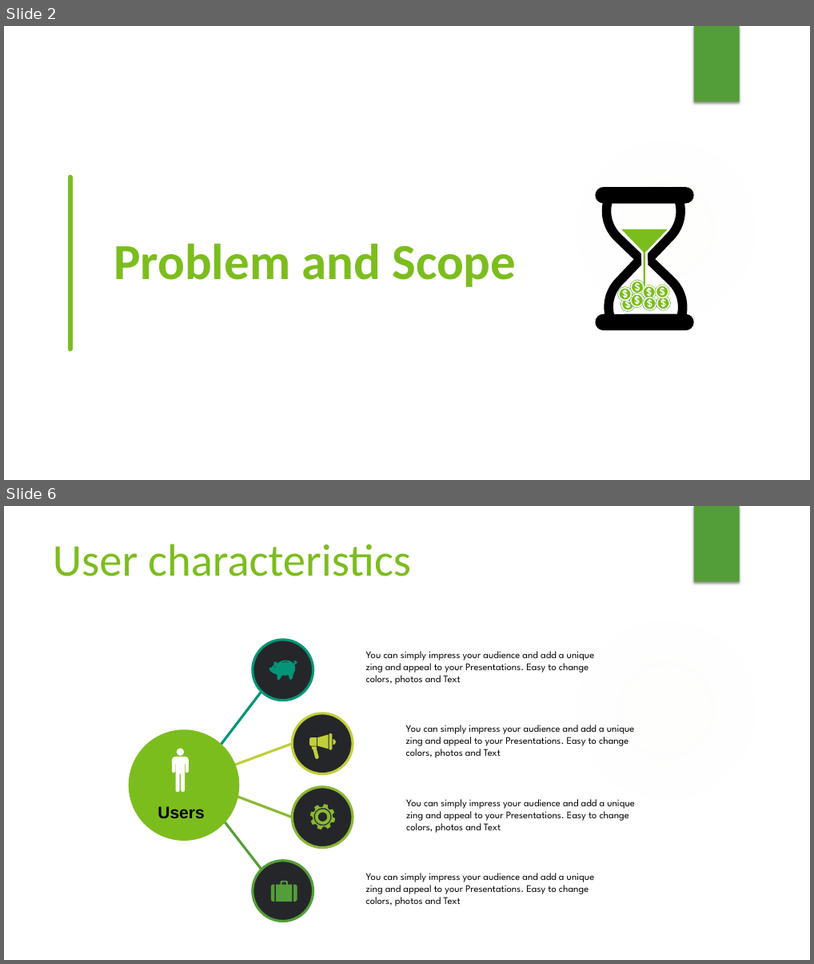
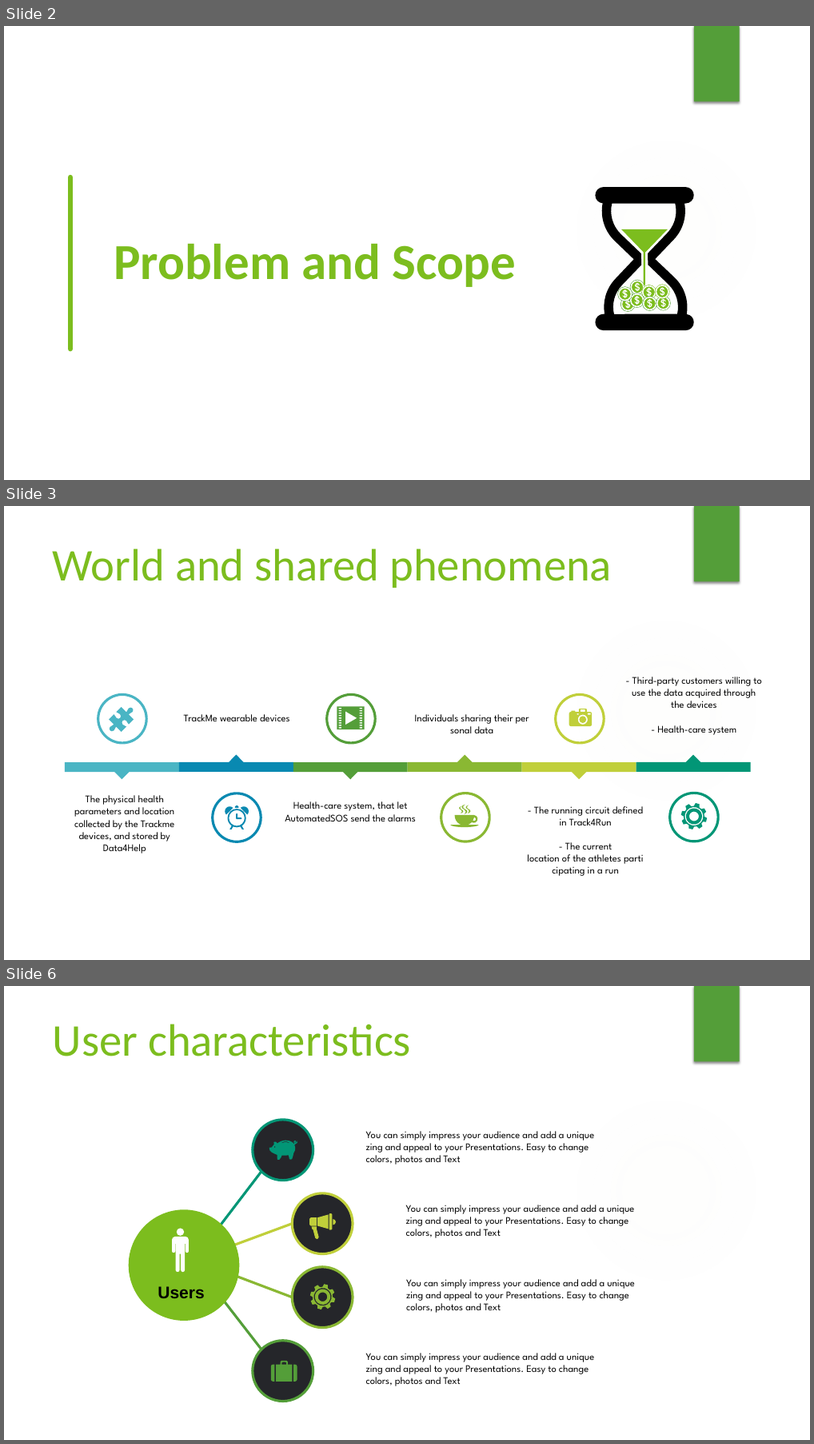
Before and after one commit to lauraschiatti/TrackMe, a slide deck: DeliveryFolder/Project presentation.pptx. Shown one above the other, each under a label of ours: slides 2 and 6 before the commit, slides 2, 3 and 6 after it; the slides between them are not shown. The pictures are 814x964 and 814x1444 pixels, drawn with LibreOffice and Linux fonts; fonts in the diff are those of the drawing; background and template pictures are left out. Boxes give left, top, right and bottom in pixels: in the first picture for what was removed or moved away, otherwise in the second. Text is boxed around its words. In the diff, an @@ line names an element or a change of style, - is before the commit and + after.

```diff
--- a/DeliveryFolder/Project presentation.pptx
+++ b/DeliveryFolder/Project presentation.pptx
@@ slide 3 added at (4, 506, 810, 960), background #FFFFFF; not listed: 2 template elements that a slide beside it also shows @@
@@ text added at (53, 548, 612, 588), 54 pt, text #7CBD1E @@
+World and shared phenomena
@@ ellipse added at (98, 694, 146, 743), outline #4AB5C4 3 pt @@
@@ ellipse added at (327, 694, 375, 743), outline #549E39 3 pt @@
@@ ellipse added at (556, 694, 604, 743), outline #C0CF3A 3 pt @@
@@ text added at (632, 676, 762, 735), 12 pt, text #000000 @@
+- Third-party customers willing to use the data acquired through the devices
+- Health-care system
@@ freeform shape added at (104, 702, 138, 736), fill #4AB5C4 @@
@@ text added at (184, 714, 290, 721), 12 pt, text #000000 @@
+TrackMe wearable devices
@@ freeform shape added at (338, 706, 365, 729), fill #549E39 @@
@@ text added at (415, 714, 514, 733), 12 pt, text #000000 @@
+Individuals sharing their personal data
@@ freeform shape added at (570, 708, 593, 726), fill #C0CF3A @@
@@ group added at (65, 755, 751, 779): 6 freeform shapes @@
@@ ellipse added at (213, 793, 261, 842), outline #0989B1 3 pt @@
@@ ellipse added at (442, 792, 490, 841), outline #8AB833 3 pt @@
@@ ellipse added at (670, 792, 719, 841), outline #029676 3 pt @@
@@ text added at (74, 795, 175, 853), 12 pt, text #000000 @@
+The physical health parameters and location collected by the Trackme devices, and stored by Data4Help
@@ freeform shape added at (225, 805, 249, 829), fill #0989B1 @@
@@ text added at (285, 801, 416, 821), 12 pt, text #000000 @@
+Health-care system, that let AutomatedSOS send the alarms
@@ freeform shape added at (451, 804, 479, 828), fill #8AB833 @@
@@ text added at (527, 806, 643, 873), 12 pt, text #000000 @@
+- The running circuit defined in Track4Run
+- The current location of the athletes participating in a run
@@ freeform shape added at (682, 803, 707, 830), fill #029676 @@
```
Also in this commit, not shown: 2 slides changed, 14 other slides added, 7 slides removed.
